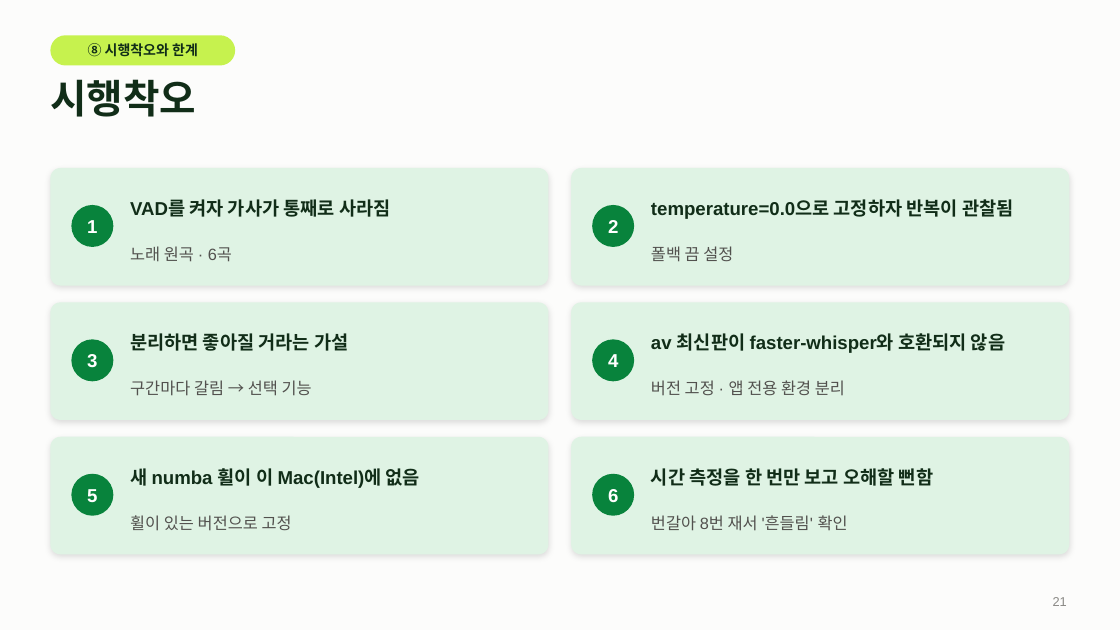
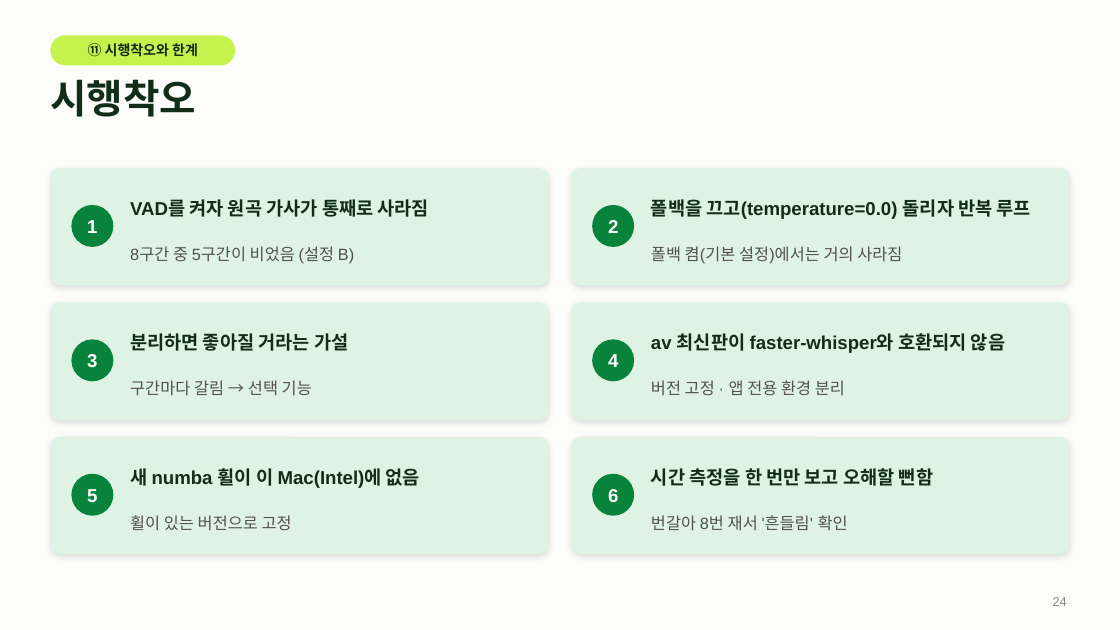
Before and after one commit to greenkey20/song-lingo, a slide deck: slide 24 of docs/slides/발표_20261112_초안.pptx (slide 21 before the commit). Drawn at 1120x630 pixels with LibreOffice and Linux fonts; fonts in the diff are those of the drawing; background and template pictures are left out. Boxes give left, top, right and bottom in pixels: in the first picture for what was removed or moved away, otherwise in the second. Text is boxed around its words. In the diff, an @@ line names an element or a change of style, - is before the commit and + after.

```diff
--- a/docs/slides/발표_20261112_초안.pptx
+++ b/docs/slides/발표_20261112_초안.pptx
@@ text at [88,43,198,57]: text changed @@
-⑧ 시행착오와 한계
+⑪ 시행착오와 한계
@@ text at [130,199,429,217]: text changed @@
-VAD를 켜자 가사가 통째로 사라짐
+VAD를 켜자 원곡 가사가 통째로 사라짐
@@ text at [651,199,1031,219]: text changed @@
-temperature=0.0으로 고정하자 반복이 관찰됨
+폴백을 끄고(temperature=0.0) 돌리자 반복 루프
@@ text at [130,246,354,263]: text changed @@
-노래 원곡 · 6곡
+8구간 중 5구간이 비었음 (설정 B)
@@ text at [651,246,902,264]: text changed @@
-폴백 끔 설정
+폴백 켬(기본 설정)에서는 거의 사라짐
@@ page number at [1053,597,1067,606]: text changed @@
-21
+24
```
Also in this commit, not shown: 10 other slides changed, 7 slides added, 1 slide removed, 6 other files.
